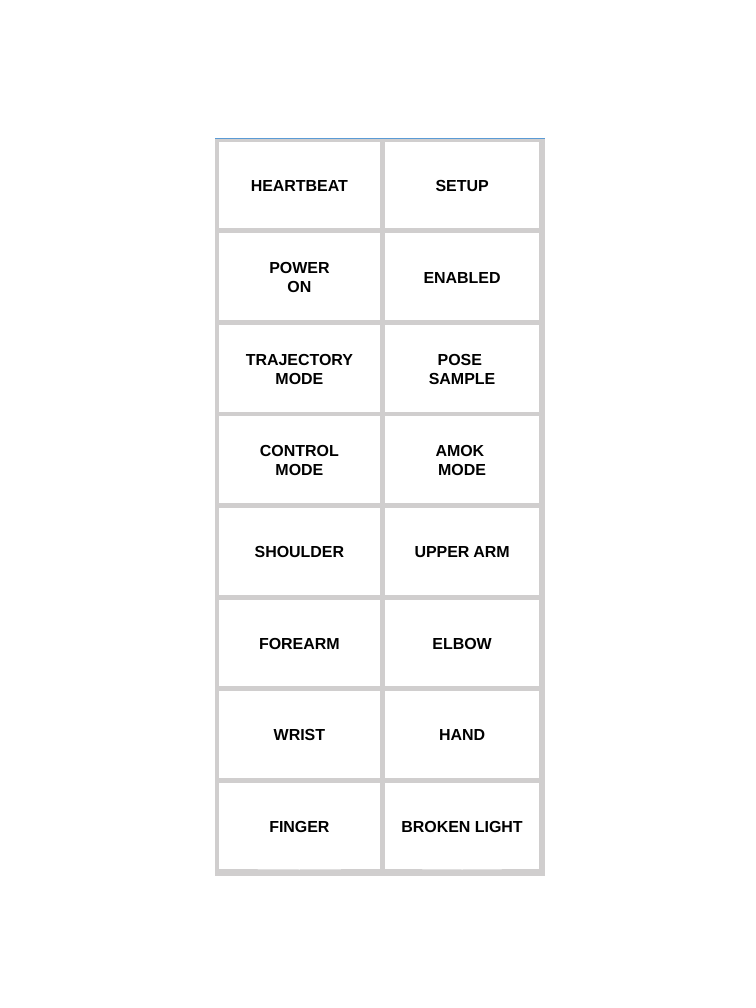
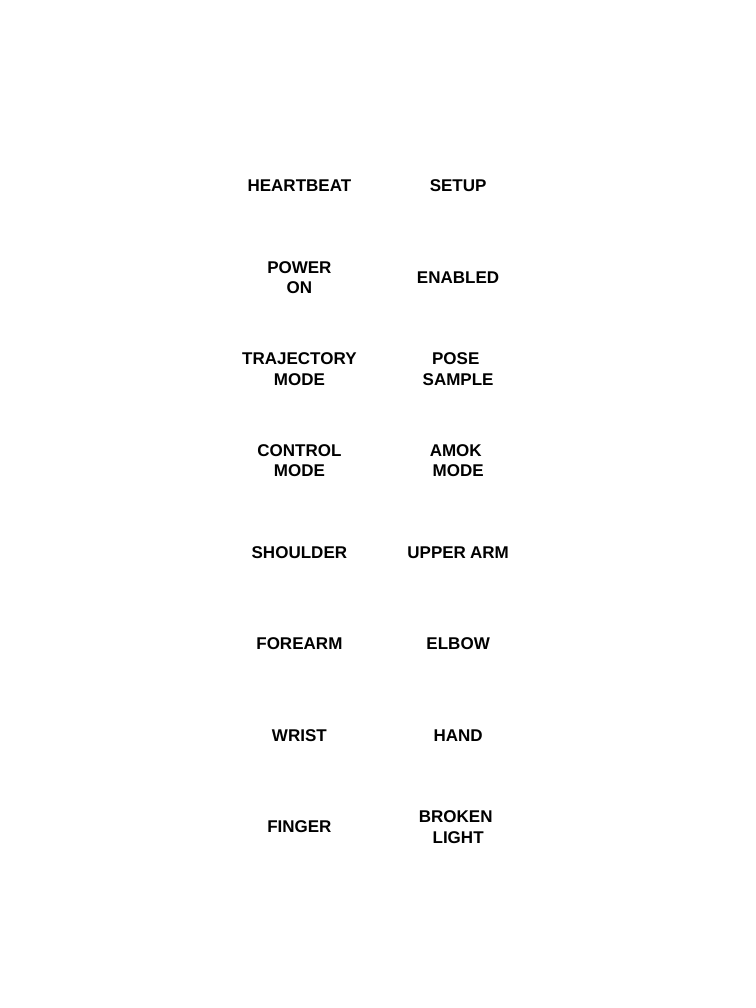
Before and after one commit to goergch/Walter, a slide deck: slide 1 of cad/Walter-Lettering.pptx. Drawn at 756x1008 pixels with LibreOffice and Linux fonts; fonts in the diff are those of the drawing. Boxes give left, top, right and bottom in pixels: in the first picture for what was removed or moved away, otherwise in the second. Text is boxed around its words. In the diff, an @@ line names an element or a change of style, - is before the commit and + after.

```diff
--- a/cad/Walter-Lettering.pptx
+++ b/cad/Walter-Lettering.pptx
@@ rectangle removed at [215,138,545,875] @@
@@ line removed from (215, 138) to (545, 138) @@
@@ size 16 to 17 pt; fill #FFFFFF to none; outline #D0CECE 1 pt to none in 15 elements at [248,179,352,191], [267,261,331,293], [242,352,356,385], [257,444,341,476], [252,546,348,558], [256,637,342,649], [272,729,327,741], [267,820,331,832], [430,179,487,191], [417,271,499,283], [423,352,494,385], [430,444,484,476], [407,546,509,558], [426,637,489,649], [434,729,483,741] @@
@@ 8 texts: place and size @@
-8 texts at [218,141,381,870]
+8 texts at [242,179,356,832]
@@ 8 texts: place and size @@
-8 texts at [385,141,540,870]
+8 texts at [407,179,509,843]
@@ text "BROKEN" at [419,810,493,843]: fill #FFFFFF to none; outline #D0CECE 1 pt to none @@
@@ text at [419,810,493,843]: text changed; size 16 to 17 pt @@
-BROKEN LIGHT
+BROKEN
+LIGHT
```
Also in this commit, not shown: 12 other files.
